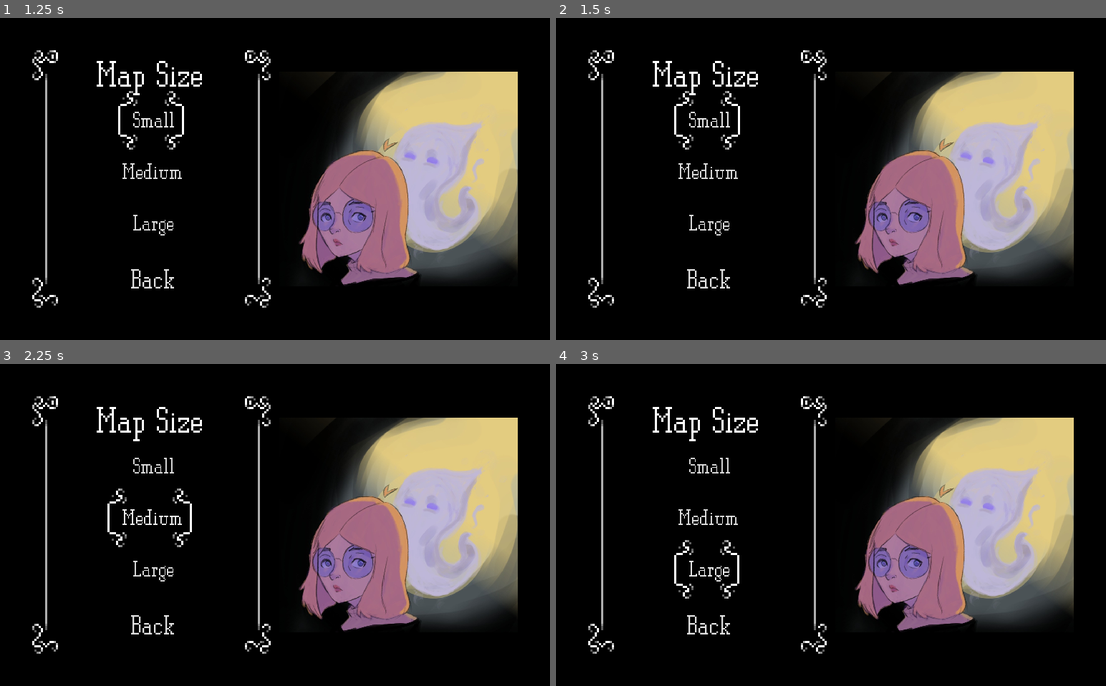
Above: before the commit, frames 1-4 (two rows, left to right).
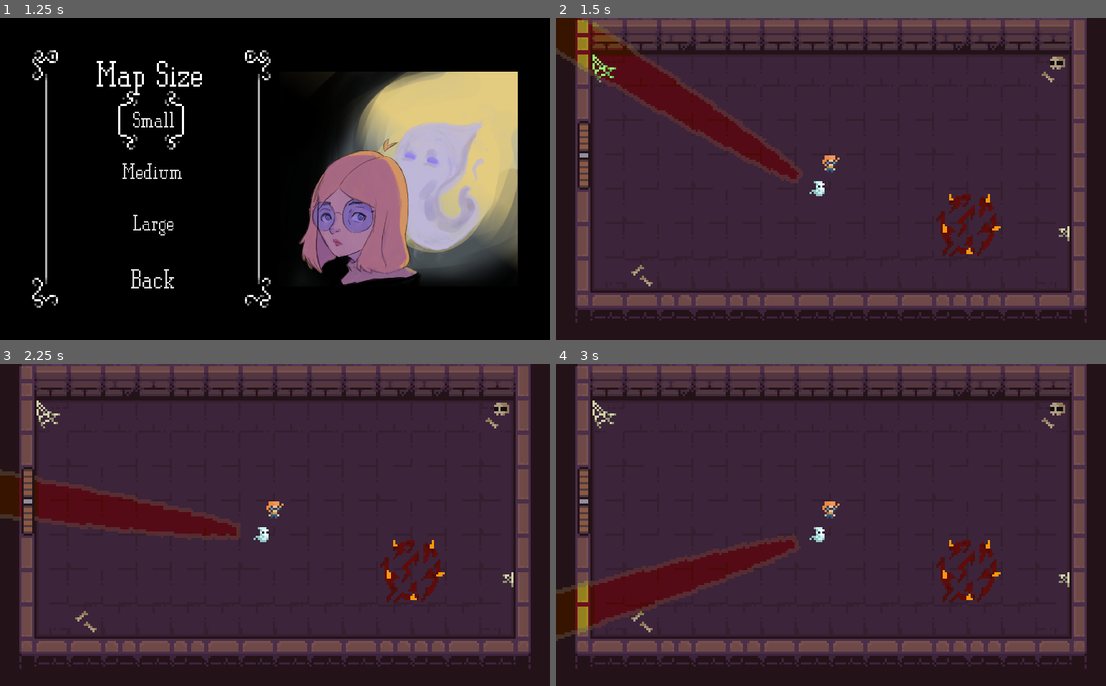
Above: after the commit, the same moments.

Repository: OsakiTsukiko/Esper
Game: Godot game, scene res://src/main_menu/main_menu.tscn
Two runs of this game, one before a commit and one after it. Both use one fixed random seed, a clock stepped at 60 frames per second and the inputs below.
Inputs (mouse positions are in pixels of both pictures, inside the frame that each line leads up to):
- Up to frame 1 (1.25 s): click "Begin" at 0.5 s
- Up to frame 2 (1.5 s): click "Small" at 1.25 s
- Up to frame 3 (2.25 s): click (148, 518) at 2 s, where only the run before the commit has a clickable "Medium"
- Up to frame 4 (3 s): click (704, 570) at 2.75 s, where only the run before the commit has a clickable "Large"

Frame 1 is identical in both runs. In frame 2, 99% of the frame differs, in the area x 0-100%, y 0-100%; in frame 3, 99%; in frame 4, 99%.

Commit message:
changing rooms is somewhat possible now, also, weird viewport issue in console

Diff:
--- a/src/entity/esper/esper.tscn
+++ b/src/entity/esper/esper.tscn
@@ -46,7 +46,7 @@
 [sub_resource type="RectangleShape2D" id=7]
 extents = Vector2( 2.5, 4 )
 
-[node name="Esper" type="KinematicBody2D"]
+[node name="Esper" type="KinematicBody2D" groups=["esper"]]
 script = ExtResource( 3 )
 
 [node name="AnimatedSprite" type="AnimatedSprite" parent="."]
--- a/src/entity/fluffy/fluffy.gd
+++ b/src/entity/fluffy/fluffy.gd
@@ -12,10 +12,10 @@
 
 	input_vector = input_vector.normalized()
 
-	move_and_slide(input_vector * delta * SPEED)
-
 	if (input_vector != Vector2.ZERO):
 		if (input_vector.x < 0):
 			sprite.flip_h = true
 		else:
 			sprite.flip_h = false
+
+	move_and_slide(input_vector * delta * SPEED)
--- a/src/entity/fluffy/fluffy.tscn
+++ b/src/entity/fluffy/fluffy.tscn
@@ -22,17 +22,17 @@
 [sub_resource type="RectangleShape2D" id=4]
 extents = Vector2( 2.5, 3.5 )
 
-[node name="Fluffy" type="KinematicBody2D"]
+[node name="Fluffy" type="KinematicBody2D" groups=["fluffy"]]
+collision_layer = 2
+collision_mask = 2
 script = ExtResource( 2 )
 
 [node name="AnimatedSprite" type="AnimatedSprite" parent="."]
 frames = SubResource( 3 )
 animation = "IDLE"
-frame = 1
 speed_scale = 0.5
 playing = true
 
 [node name="CollisionShape2D" type="CollisionShape2D" parent="."]
 position = Vector2( 0.5, -0.5 )
 shape = SubResource( 4 )
-disabled = true
--- a/src/levels/spawn/SpawnLevel.gd
+++ b/src/levels/spawn/SpawnLevel.gd
@@ -7,6 +7,9 @@
 
 var esper: KinematicBody2D
 var fluffy: KinematicBody2D
+
+var room_coords: Vector2
+var from: String
 
 onready var DOORS: Dictionary = {
 	"UP": {
@@ -32,8 +35,7 @@
 }
 
 func _ready():
-	Gamestate.connect("load_first_spawn", self, "_load_first_spawn")
-	_load_first_spawn() # dbg
+	Gamestate.connect("load_room", self, "_load_room")
 
 func _load_first_spawn():
 	esper = esper_scene.instance()
@@ -46,3 +48,43 @@
 func _process(delta):
 	mask.position = fluffy.position
 	mask.look_at(get_global_mouse_position())
+
+func _load_room(room_coords: Vector2, from: String):
+	self.room_coords = room_coords
+	self.from = from
+
+	if (Shortlivedconfig.map_matrix[room_coords.x-1][room_coords.y].id != -1):
+		DOORS.LEFT.ts.visible = true
+	if (Shortlivedconfig.map_matrix[room_coords.x+1][room_coords.y].id != -1):
+		DOORS.RIGHT.ts.visible = true
+	if (Shortlivedconfig.map_matrix[room_coords.x][room_coords.y-1].id != -1):
+		DOORS.UP.ts.visible = true
+	if (Shortlivedconfig.map_matrix[room_coords.x][room_coords.y+1].id != -1):
+		DOORS.DOWN.ts.visible = true
+
+	esper = esper_scene.instance()
+	fluffy = fluffy_scene.instance()
+	esper.position = DOORS[from].pos.position
+	fluffy.position = Utils.rand_vicinity(DOORS[from].pos.position)
+	self.add_child(esper)
+	self.add_child(fluffy)
+
+func _on_UP_body_entered(body):
+	if (body.name == "Esper"):
+		if (Shortlivedconfig.map_matrix[room_coords.x][room_coords.y-1].id != -1):
+			Gamestate.goto_room(Vector2(room_coords.x, room_coords.y-1), "DOWN")
+
+func _on_DOWN_body_entered(body):
+	if (body.name == "Esper"):
+		if (Shortlivedconfig.map_matrix[room_coords.x][room_coords.y+1].id != -1):
+			Gamestate.goto_room(Vector2(room_coords.x, room_coords.y+1), "UP")
+
+func _on_LEFT_body_entered(body):
+	if (body.name == "Esper"):
+		if (Shortlivedconfig.map_matrix[room_coords.x-1][room_coords.y].id != -1):
+			Gamestate.goto_room(Vector2(room_coords.x-1, room_coords.y), "RIGHT")
+
+func _on_RIGHT_body_entered(body):
+	if (body.name == "Esper"):
+		if (Shortlivedconfig.map_matrix[room_coords.x+1][room_coords.y].id != -1):
+			Gamestate.goto_room(Vector2(room_coords.x+1, room_coords.y), "LEFT")
--- a/src/levels/spawn/SpawnLevel.tscn
+++ b/src/levels/spawn/SpawnLevel.tscn
@@ -145,6 +145,7 @@
 tile_set = ExtResource( 1 )
 cell_size = Vector2( 16, 16 )
 cell_custom_transform = Transform2D( 16, 0, 0, 16, 0, 0 )
+collision_layer = 3
 format = 1
 tile_data = PoolIntArray( -589834, 0, 458760, -589833, 0, 458760, -589832, 0, 458760, -589831, 0, 458760, -589830, 0, 4 …(19822 unchanged characters)…
 
@@ -155,3 +156,8 @@
 cell_custom_transform = Transform2D( 16, 0, 0, 16, 0, 0 )
 format = 1
 tile_data = PoolIntArray( 65537, 0, 393220, 65550, 0, 458759, 327691, 2, 0, 393230, 0, 393221, 458754, 0, 393224 )
+
+[connection signal="body_entered" from="DOORS/UP/Area2D" to="." method="_on_UP_body_entered"]
+[connection signal="body_entered" from="DOORS/DOWN/Area2D" to="." method="_on_DOWN_body_entered"]
+[connection signal="body_entered" from="DOORS/LEFT/Area2D" to="." method="_on_LEFT_body_entered"]
+[connection signal="body_entered" from="DOORS/RIGHT/Area2D" to="." method="_on_RIGHT_body_entered"]
--- a/src/utils/gamestate.gd
+++ b/src/utils/gamestate.gd
@@ -1,6 +1,34 @@
 extends Node
 
+var levels = [
+	[load("res://src/levels/spawn/SpawnLevel.tscn")], # 0
+	[load("res://src/levels/spawn/SpawnLevel.tscn")], # 1
+	[load("res://src/levels/spawn/SpawnLevel.tscn")], # 2
+	[load("res://src/levels/spawn/SpawnLevel.tscn")], # 3
+]
+
 signal load_first_spawn
+signal load_room
 
 func _ready():
 	randomize()
+
+func begin():
+	get_tree().change_scene_to(
+		levels[0][
+			Shortlivedconfig.map_matrix[10][10].r % levels[0].size()
+		]
+	)
+	call_deferred("emit_signal", "load_room", Vector2(10, 10), "SPAWN")
+
+func goto_room(coords: Vector2, from: String):
+	get_tree().change_scene_to(
+		levels[
+			Shortlivedconfig.map_matrix[coords.x][coords.y].id
+		][
+			Shortlivedconfig.map_matrix[coords.x][coords.y].r % levels[
+				Shortlivedconfig.map_matrix[coords.x][coords.y].id
+			].size()
+		]
+	)
+	call_deferred("emit_signal", "load_room", coords, from)
--- a/src/utils/map_generation.gd
+++ b/src/utils/map_generation.gd
@@ -6,10 +6,12 @@
 class DungeonRoom:
 	var id: int = -1
 	var coord: Vector2
+	var r: int
 
 	func _init(id: int, coords: Vector2):
 		self.id = id
 		self.coord = coords
+		self.r = randi()
 
 static func count_adjacent_rooms(width: int, height: int, matrix: Array, coords: Vector2):
 	var count = 0
--- a/src/utils/shortlived_config.gd
+++ b/src/utils/shortlived_config.gd
@@ -27,4 +27,5 @@
 		var sol_array = []
 		for j in range(map_matrix[i].size()):
 			sol_array.append(map_matrix[i][j].id)
-		print(sol_array)
+#		print(sol_array)
+	Gamestate.begin()
Binary file added: assets/characters/esper/idk_3.png
Not shown, added: assets/characters/esper/idk_3.png.import
Not shown, added: assets/characters/esper/idk.kra
Not shown, added: assets/characters/esper/idk_2.kra
Not shown, added: assets/characters/esper/idk_3.kra
Not shown, added: assets/characters/esper/idk_3.png-autosave.kra
